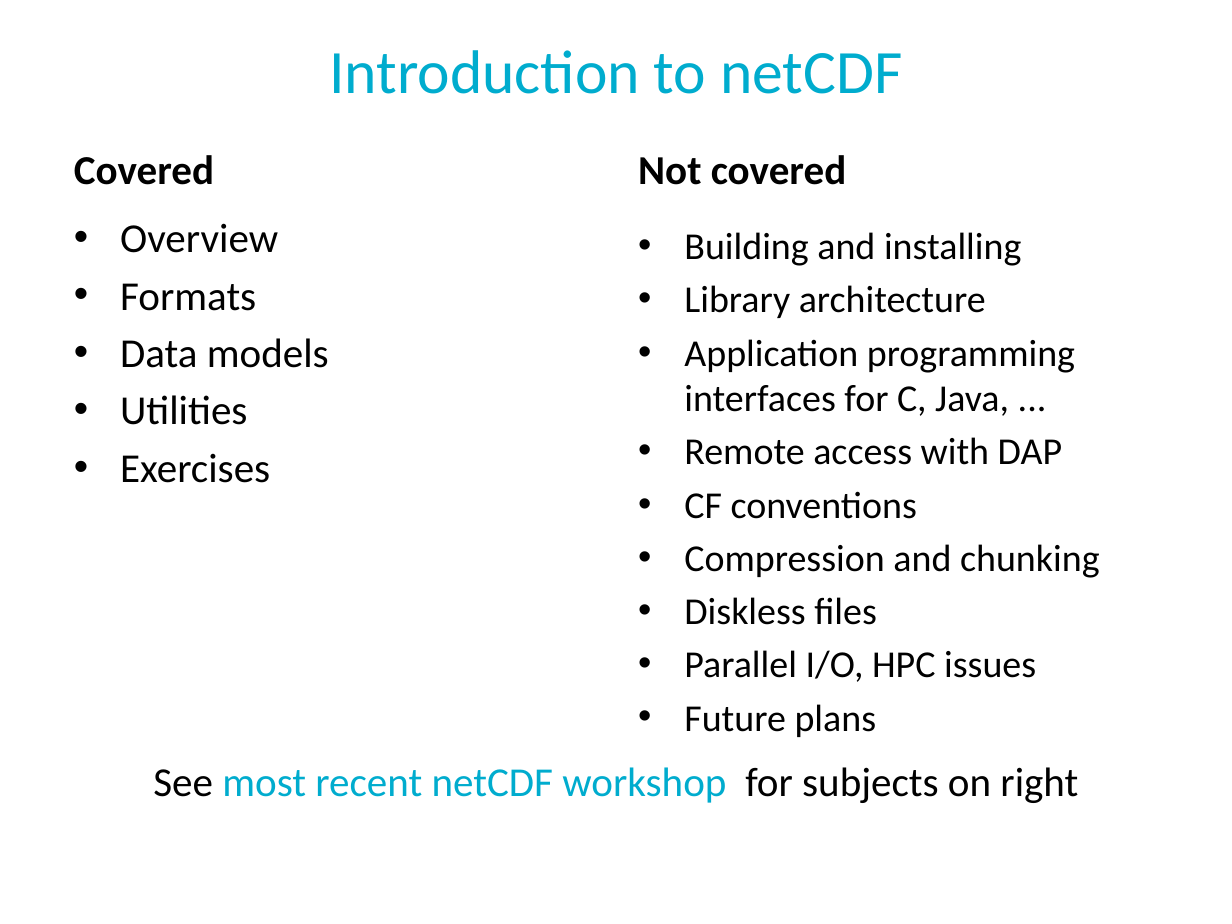
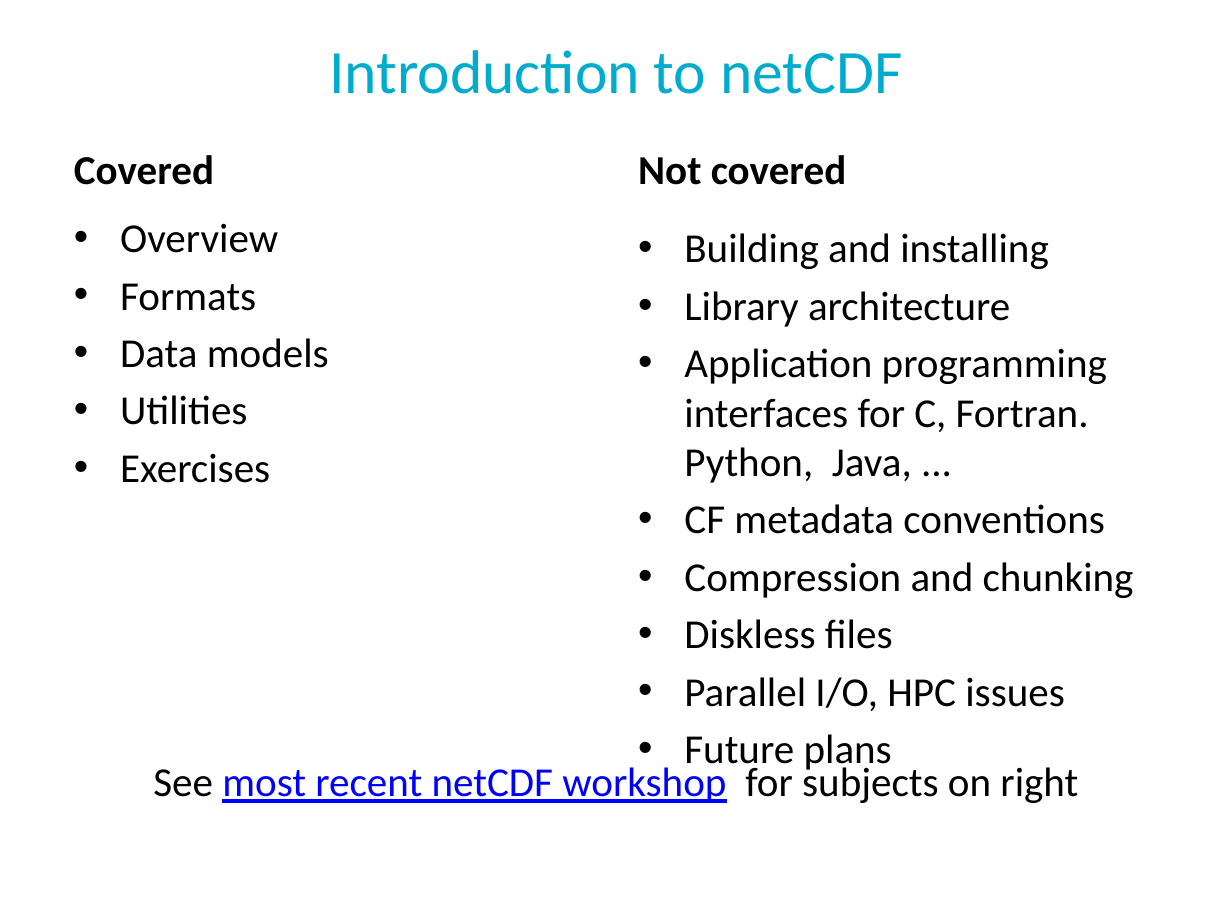
Before and after one commit to Unidata/python-workshop, a slide deck: slide 2 of presentations/netcdf-intro.pptx. Drawn at 1232x924 pixels with LibreOffice and Linux fonts; fonts in the diff are those of the drawing; background and template pictures are left out. Boxes give left, top, right and bottom in pixels: in the first picture for what was removed or moved away, otherwise in the second. Text is boxed around its words. In the diff, an @@ line names an element or a change of style, - is before the commit and + after.

Commit message:
More updates to netCDF-Intro presentation

```diff
--- a/presentations/netcdf-intro.pptx
+++ b/presentations/netcdf-intro.pptx
@@ text at (x1=684, y1=233, x2=1134, y2=774): size 22.2 to 24 pt in "Building and installing", "Library architecture", "Compression and chunking", "Diskless files" and 2 more places @@
@@ text at (x1=684, y1=348, x2=1107, y2=534): text changed; size 22.2 to 24 pt @@
-• Application programming interfaces for C, Java, ...
-• Remote access with DAP
-• CF conventions
+• Application programming interfaces for C, Fortran. Python, Java, ...
+• CF metadata conventions
@@ text "See most recent netCDF workshop ..." at (x1=153, y1=762, x2=1078, y2=803): text colour #00ACCE to #0000FF, underline on in "most recent netCDF workshop" @@
```
Also in this commit, not shown: 16 other slides changed, 1 other file.
